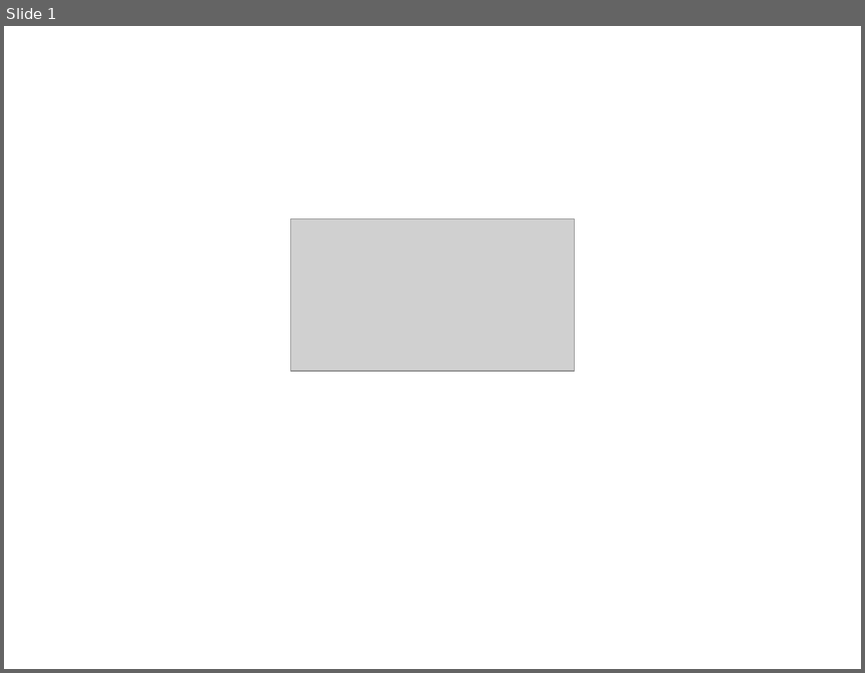
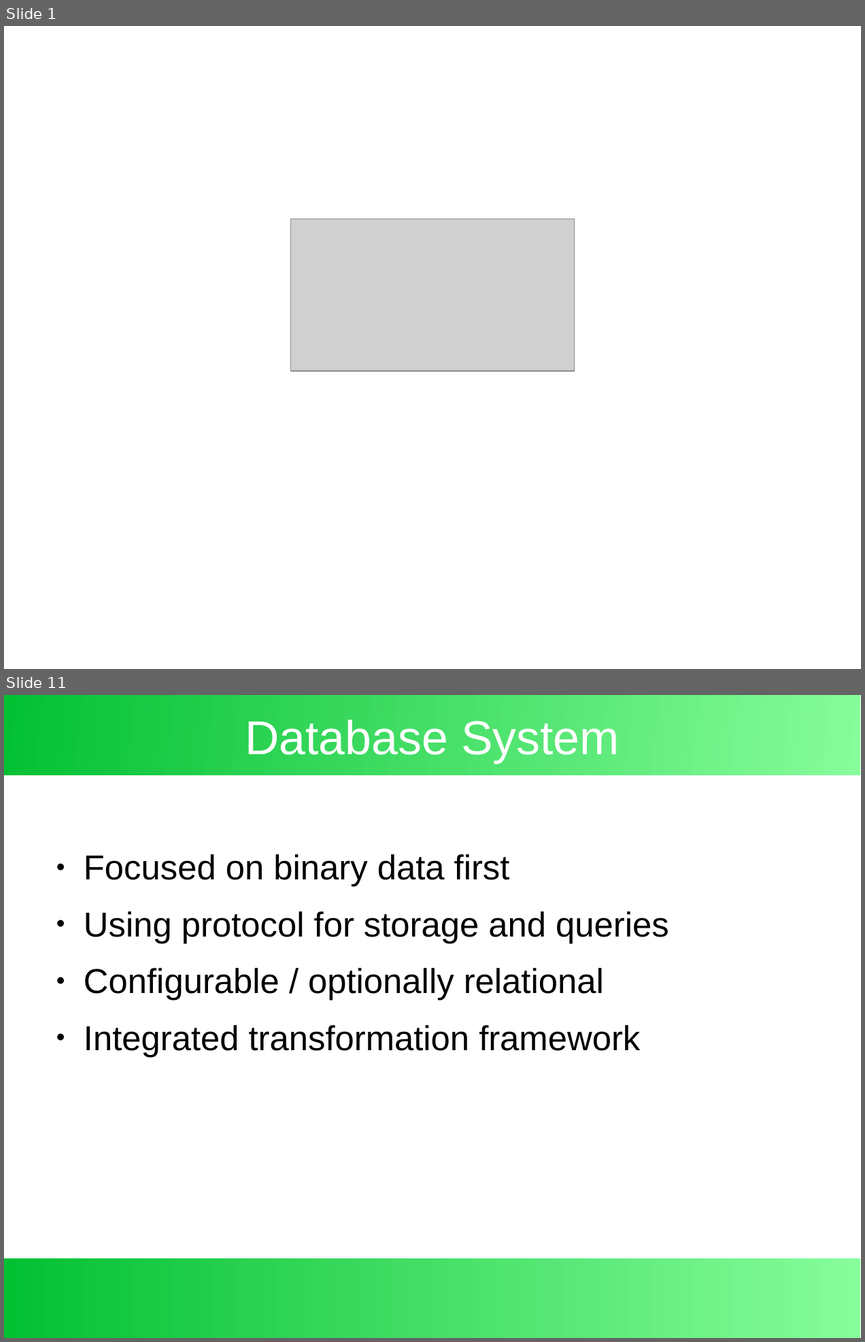
Before and after one commit to exbin/exbin-doc, a slide deck: presentation/exbin-overview.odp. Shown one above the other, each under a label of ours: slide 1 before the commit, slides 1 and 11 after it; the slides between them are not shown. The pictures are 865x673 and 865x1342 pixels, drawn with LibreOffice and Linux fonts; fonts in the diff are those of the drawing; grey boxes stand for pictures; background and template pictures are left out. Boxes give left, top, right and bottom in pixels: in the first picture for what was removed or moved away, otherwise in the second. Text is boxed around its words. In the diff, an @@ line names an element or a change of style, - is before the commit and + after.

```diff
--- a/presentation/exbin-overview.odp
+++ b/presentation/exbin-overview.odp
@@ slide 11 added at (4,695,861,1338), background #FFFFFF @@
@@ rectangle added at (4,695,861,775), fill gradient #87FD9B to #03C033 @@
@@ title added at (245,719,619,763), 44 pt, text #FFFFFF @@
+Database System
@@ text added at (84,854,669,1057), 32 pt, text #000000 @@
+● Focused on binary data first
+● Using protocol for storage and queries
+● Configurable / optionally relational
+● Integrated transformation framework
@@ rectangle added at (4,1258,861,1338), fill gradient #87FD9B to #03C033 @@
```
Also in this commit, not shown: 5 slides changed, 7 other slides added, 1 slide removed, 2 other files.
